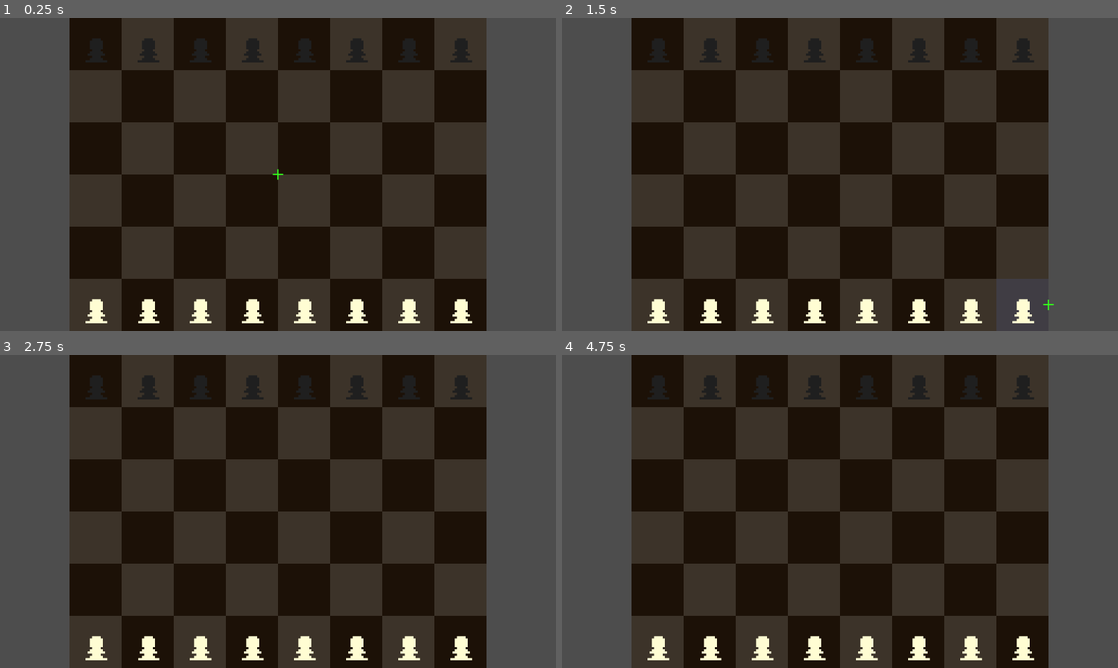
Above: before the commit, frames 1-4 (two rows, left to right).
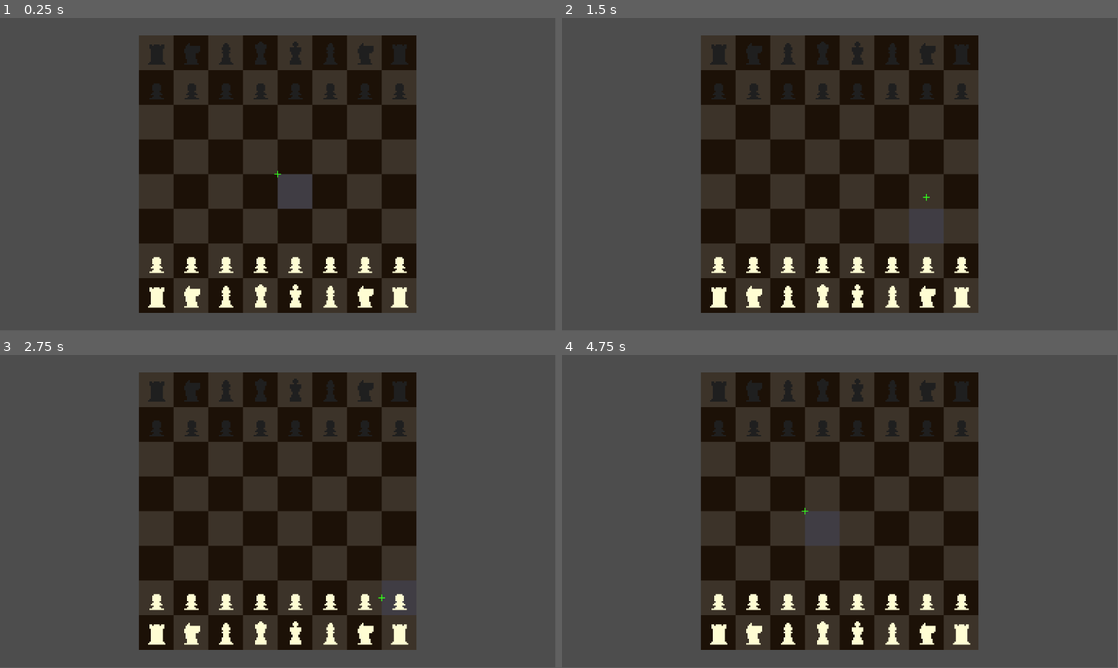
Above: after the commit, the same moments.

Repository: Super-Chess-Bros-Studios/Super-Chess-Bros
Game: Godot game, scene res://scenes/main.tscn
Same seed, same stepped clock (60 frames per second), same inputs: the game is played once before the commit and once after it.
Inputs:
- Up to frame 1 (0.25 s): no input
- Up to frame 2 (1.5 s): tap Enter (ui_accept) at 0.5, 0.6, 0.77, 1.07, 1.25, 1.35 s; hold Right (ui_right) 0.53-1.28 s; hold Down (ui_down) from 1.28 s (still down)
- Up to frame 3 (2.75 s): tap Enter (ui_accept) at 1.52, 1.82, 2, 2.1 s; release Down (ui_down) at 2.03 s; hold Right (ui_right) from 2.03 s (still down)
- Up to frame 4 (4.75 s): tap Enter (ui_accept) at 2.75, 2.85, 3.02, 3.32, 3.6, 3.77, 4.07, 4.35, 4.52 s; release Right (ui_right) at 2.78 s; hold Up (ui_up) 2.78-3.53 s; hold Left (ui_left) from 3.53 s (still down); tap Escape (ui_cancel) at 4.15 s
In our replay, the window is 800x450 before the commit and 799x449 after it. These sizes can differ from the game's own. Grey fills any space a smaller window leaves; there, only what the larger window draws over its background counts as a difference.

The runs differ from the first frame. In frame 1, 53% of the frame differs, in the area x 12-88%, y 0-100%; in frame 2, 52%; in frame 3, 53%; in frame 4, 53%.

Commit message:
2 player for Chess

Diff:
--- a/project.godot
+++ b/project.godot
@@ -15,29 +15,126 @@
 config/features=PackedStringArray("4.4", "Forward Plus")
 config/icon="res://icon.svg"
 
-[autoload]
-
-Globals="res://scripts/globals.gd"
-
-[display]
-
-window/size/viewport_width=1280
-window/size/viewport_height=720
-
 [input]
 
-ui_accept={
+ui_accept_1={
 "deadzone": 0.5,
 "events": [Object(InputEventKey,"resource_local_to_scene":false,"resource_name":"","device":0,"window_id":0,"alt_presse …(194 unchanged characters)…
 , Object(InputEventKey,"resource_local_to_scene":false,"resource_name":"","device":0,"window_id":0,"alt_pressed":false, …(185 unchanged characters)…
 , Object(InputEventKey,"resource_local_to_scene":false,"resource_name":"","device":0,"window_id":0,"alt_pressed":false, …(181 unchanged characters)…
-, Object(InputEventJoypadButton,"resource_local_to_scene":false,"resource_name":"","device":-1,"button_index":0,"pressure":0.0,"pressed":false,"script":null)
+, Object(InputEventJoypadButton,"resource_local_to_scene":false,"resource_name":"","device":0,"button_index":0,"pressure":0.0,"pressed":true,"script":null)
 ]
 }
-ui_cancel={
+left_1={
+"deadzone": 0.2,
+"events": [Object(InputEventKey,"resource_local_to_scene":false,"resource_name":"","device":0,"window_id":0,"alt_pressed":false,"shift_pressed":false,"ctrl_pressed":false,"meta_pressed":false,"pressed":false,"keycode":0,"physical_keycode":4194319,"key_label":0,"unicode":0,"location":0,"echo":false,"script":null)
+, Object(InputEventJoypadMotion,"resource_local_to_scene":false,"resource_name":"","device":0,"axis":0,"axis_value":-1.0,"script":null)
+]
+}
+right_1={
+"deadzone": 0.2,
+"events": [Object(InputEventKey,"resource_local_to_scene":false,"resource_name":"","device":0,"window_id":0,"alt_pressed":false,"shift_pressed":false,"ctrl_pressed":false,"meta_pressed":false,"pressed":false,"keycode":0,"physical_keycode":4194321,"key_label":0,"unicode":0,"location":0,"echo":false,"script":null)
+, Object(InputEventJoypadMotion,"resource_local_to_scene":false,"resource_name":"","device":0,"axis":0,"axis_value":1.0,"script":null)
+]
+}
+down_1={
+"deadzone": 0.2,
+"events": [Object(InputEventKey,"resource_local_to_scene":false,"resource_name":"","device":0,"window_id":0,"alt_pressed":false,"shift_pressed":false,"ctrl_pressed":false,"meta_pressed":false,"pressed":false,"keycode":0,"physical_keycode":4194322,"key_label":0,"unicode":0,"location":0,"echo":false,"script":null)
+, Object(InputEventJoypadMotion,"resource_local_to_scene":false,"resource_name":"","device":0,"axis":1,"axis_value":1.0,"script":null)
+]
+}
+up_1={
+"deadzone": 0.2,
+"events": [Object(InputEventKey,"resource_local_to_scene":false,"resource_name":"","device":0,"window_id":0,"alt_pressed":false,"shift_pressed":false,"ctrl_pressed":false,"meta_pressed":false,"pressed":false,"keycode":0,"physical_keycode":4194320,"key_label":0,"unicode":0,"location":0,"echo":false,"script":null)
+, Object(InputEventJoypadMotion,"resource_local_to_scene":false,"resource_name":"","device":0,"axis":1,"axis_value":-1.0,"script":null)
+]
+}
+shield_1={
+"deadzone": 0.2,
+"events": [Object(InputEventKey,"resource_local_to_scene":false,"resource_name":"","device":0,"window_id":0,"alt_pressed":false,"shift_pressed":false,"ctrl_pressed":false,"meta_pressed":false,"pressed":false,"keycode":0,"physical_keycode":4194325,"key_label":0,"unicode":0,"location":0,"echo":false,"script":null)
+, Object(InputEventJoypadMotion,"resource_local_to_scene":false,"resource_name":"","device":0,"axis":5,"axis_value":1.0,"script":null)
+]
+}
+jump_1={
+"deadzone": 0.2,
+"events": [Object(InputEventKey,"resource_local_to_scene":false,"resource_name":"","device":0,"window_id":0,"alt_pressed":false,"shift_pressed":false,"ctrl_pressed":false,"meta_pressed":false,"pressed":false,"keycode":0,"physical_keycode":32,"key_label":0,"unicode":32,"location":0,"echo":false,"script":null)
+, Object(InputEventJoypadButton,"resource_local_to_scene":false,"resource_name":"","device":0,"button_index":3,"pressure":0.0,"pressed":true,"script":null)
+, Object(InputEventJoypadButton,"resource_local_to_scene":false,"resource_name":"","device":0,"button_index":2,"pressure":0.0,"pressed":true,"script":null)
+]
+}
+ui_accept_2={
 "deadzone": 0.5,
-"events": [Object(InputEventKey,"resource_local_to_scene":false,"resource_name":"","device":0,"window_id":0,"alt_pressed":false,"shift_pressed":false,"ctrl_pressed":false,"meta_pressed":false,"pressed":false,"keycode":4194305,"physical_keycode":0,"key_label":0,"unicode":0,"location":0,"echo":false,"script":null)
-, Object(InputEventJoypadButton,"resource_local_to_scene":false,"resource_name":"","device":-1,"button_index":1,"pressure":0.0,"pressed":false,"script":null)
+"events": [Object(InputEventKey,"resource_local_to_scene":false,"resource_name":"","device":1,"window_id":0,"alt_pressed":false,"shift_pressed":false,"ctrl_pressed":false,"meta_pressed":false,"pressed":false,"keycode":4194309,"physical_keycode":0,"key_label":0,"unicode":0,"location":0,"echo":false,"script":null)
+, Object(InputEventKey,"resource_local_to_scene":false,"resource_name":"","device":1,"window_id":0,"alt_pressed":false,"shift_pressed":false,"ctrl_pressed":false,"meta_pressed":false,"pressed":false,"keycode":4194310,"physical_keycode":0,"key_label":0,"unicode":0,"location":0,"echo":false,"script":null)
+, Object(InputEventKey,"resource_local_to_scene":false,"resource_name":"","device":1,"window_id":0,"alt_pressed":false,"shift_pressed":false,"ctrl_pressed":false,"meta_pressed":false,"pressed":false,"keycode":32,"physical_keycode":0,"key_label":0,"unicode":32,"location":0,"echo":false,"script":null)
+, Object(InputEventJoypadButton,"resource_local_to_scene":false,"resource_name":"","device":1,"button_index":3,"pressure":0.0,"pressed":true,"script":null)
+]
+}
+left_2={
+"deadzone": 0.2,
+"events": [Object(InputEventKey,"resource_local_to_scene":false,"resource_name":"","device":1,"window_id":0,"alt_pressed":false,"shift_pressed":false,"ctrl_pressed":false,"meta_pressed":false,"pressed":false,"keycode":0,"physical_keycode":4194319,"key_label":0,"unicode":0,"location":0,"echo":false,"script":null)
+, Object(InputEventJoypadMotion,"resource_local_to_scene":false,"resource_name":"","device":1,"axis":0,"axis_value":-1.0,"script":null)
+]
+}
+right_2={
+"deadzone": 0.2,
+"events": [Object(InputEventKey,"resource_local_to_scene":false,"resource_name":"","device":1,"window_id":0,"alt_pressed":false,"shift_pressed":false,"ctrl_pressed":false,"meta_pressed":false,"pressed":false,"keycode":0,"physical_keycode":4194321,"key_label":0,"unicode":0,"location":0,"echo":false,"script":null)
+, Object(InputEventJoypadMotion,"resource_local_to_scene":false,"resource_name":"","device":1,"axis":0,"axis_value":1.0,"script":null)
+]
+}
+down_2={
+"deadzone": 0.2,
+"events": [Object(InputEventKey,"resource_local_to_scene":false,"resource_name":"","device":1,"window_id":0,"alt_pressed":false,"shift_pressed":false,"ctrl_pressed":false,"meta_pressed":false,"pressed":false,"keycode":0,"physical_keycode":4194322,"key_label":0,"unicode":0,"location":0,"echo":false,"script":null)
+, Object(InputEventJoypadMotion,"resource_local_to_scene":false,"resource_name":"","device":1,"axis":1,"axis_value":1.0,"script":null)
+]
+}
+up_2={
+"deadzone": 0.2,
+"events": [Object(InputEventKey,"resource_local_to_scene":false,"resource_name":"","device":1,"window_id":0,"alt_pressed":false,"shift_pressed":false,"ctrl_pressed":false,"meta_pressed":false,"pressed":false,"keycode":0,"physical_keycode":4194320,"key_label":0,"unicode":0,"location":0,"echo":false,"script":null)
+, Object(InputEventJoypadMotion,"resource_local_to_scene":false,"resource_name":"","device":1,"axis":1,"axis_value":-1.0,"script":null)
+]
+}
+shield_2={
+"deadzone": 0.2,
+"events": [Object(InputEventKey,"resource_local_to_scene":false,"resource_name":"","device":1,"window_id":0,"alt_pressed":false,"shift_pressed":false,"ctrl_pressed":false,"meta_pressed":false,"pressed":false,"keycode":0,"physical_keycode":4194325,"key_label":0,"unicode":0,"location":0,"echo":false,"script":null)
+, Object(InputEventJoypadMotion,"resource_local_to_scene":false,"resource_name":"","device":1,"axis":5,"axis_value":1.0,"script":null)
+]
+}
+jump_2={
+"deadzone": 0.2,
+"events": [Object(InputEventKey,"resource_local_to_scene":false,"resource_name":"","device":1,"window_id":0,"alt_pressed":false,"shift_pressed":false,"ctrl_pressed":false,"meta_pressed":false,"pressed":false,"keycode":0,"physical_keycode":32,"key_label":0,"unicode":32,"location":0,"echo":false,"script":null)
+, Object(InputEventJoypadButton,"resource_local_to_scene":false,"resource_name":"","device":1,"button_index":3,"pressure":0.0,"pressed":true,"script":null)
+, Object(InputEventJoypadButton,"resource_local_to_scene":false,"resource_name":"","device":1,"button_index":2,"pressure":0.0,"pressed":true,"script":null)
+]
+}
+special_1={
+"deadzone": 0.2,
+"events": [Object(InputEventJoypadButton,"resource_local_to_scene":false,"resource_name":"","device":-1,"button_index":0,"pressure":0.0,"pressed":true,"script":null)
+]
+}
+special_2={
+"deadzone": 0.2,
+"events": [Object(InputEventJoypadButton,"resource_local_to_scene":false,"resource_name":"","device":-1,"button_index":0,"pressure":0.0,"pressed":true,"script":null)
+]
+}
+accept_1={
+"deadzone": 0.2,
+"events": [Object(InputEventJoypadButton,"resource_local_to_scene":false,"resource_name":"","device":-1,"button_index":0,"pressure":0.0,"pressed":true,"script":null)
+]
+}
+accept_2={
+"deadzone": 0.2,
+"events": [Object(InputEventJoypadButton,"resource_local_to_scene":false,"resource_name":"","device":-1,"button_index":0,"pressure":0.0,"pressed":true,"script":null)
+]
+}
+cancel_1={
+"deadzone": 0.2,
+"events": [Object(InputEventJoypadButton,"resource_local_to_scene":false,"resource_name":"","device":-1,"button_index":1,"pressure":0.0,"pressed":true,"script":null)
+]
+}
+cancel_2={
+"deadzone": 0.2,
+"events": [Object(InputEventJoypadButton,"resource_local_to_scene":false,"resource_name":"","device":-1,"button_index":1,"pressure":0.0,"pressed":true,"script":null)
 ]
 }
 
--- a/scenes/chess/board.tscn
+++ b/scenes/chess/board.tscn
@@ -1,9 +1,10 @@
-[gd_scene load_steps=5 format=3 uid="uid://xv82r6mhk4x5"]
+[gd_scene load_steps=6 format=3 uid="uid://xv82r6mhk4x5"]
 
 [ext_resource type="Script" uid="uid://b5ep5if383vj3" path="res://scripts/chess/board.gd" id="1_m5kr7"]
 [ext_resource type="PackedScene" uid="uid://dldgguqclgyl8" path="res://scenes/chess/tile.tscn" id="2_w6gev"]
 [ext_resource type="PackedScene" uid="uid://bidd6hxynugwx" path="res://scenes/chess/pieces/piece.tscn" id="3_6y3m1"]
 [ext_resource type="Texture2D" uid="uid://clw4wtm4s1qki" path="res://assets/sprites/chess/chess-pieces.png" id="4_l1xyo"]
+[ext_resource type="PackedScene" uid="uid://b5qaf8x74fqir" path="res://scenes/chess/cursor.tscn" id="5_l1xyo"]
 
 [node name="Board" type="Node2D"]
 script = ExtResource("1_m5kr7")
@@ -11,10 +12,14 @@
 piece_scene = ExtResource("3_6y3m1")
 piece_sprite_sheet = ExtResource("4_l1xyo")
 
+[node name="WhiteCursor" parent="." instance=ExtResource("5_l1xyo")]
+
+[node name="BlackCursor" parent="." instance=ExtResource("5_l1xyo")]
+
 [node name="PiecesContainer" type="Node2D" parent="."]
 
 [node name="TilesContainer" type="Node2D" parent="."]
 
 [node name="Camera2D" type="Camera2D" parent="."]
 position = Vector2(290, 164)
-zoom = Vector2(5, 5)
+zoom = Vector2(3, 3)
--- a/scenes/chess/cursor.tscn
+++ b/scenes/chess/cursor.tscn
@@ -1,8 +1,10 @@
-[gd_scene load_steps=2 format=3 uid="uid://b5qaf8x74fqir"]
+[gd_scene load_steps=3 format=3 uid="uid://b5qaf8x74fqir"]
 
 [ext_resource type="Texture2D" uid="uid://wuuhsfbf33vc" path="res://assets/sprites/chess/sprite_cursor.png" id="1_pr4aq"]
+[ext_resource type="Script" uid="uid://cfprmhbm7h1uu" path="res://scripts/chess/cursor.gd" id="1_x2x7w"]
 
 [node name="Cursor" type="Node2D"]
+script = ExtResource("1_x2x7w")
 
 [node name="Sprite2D" type="Sprite2D" parent="."]
 scale = Vector2(0.3, 0.3)
--- a/scripts/chess/board.gd
+++ b/scripts/chess/board.gd
@@ -12,8 +12,9 @@
 	"king": preload("res://scenes/chess/pieces/king.tscn")
 }
 
-# Cursor scene
-@onready var cursor: Node2D = preload("res://scenes/chess/cursor.tscn").instantiate()
+# Cursor scenes - now we have two cursors
+@onready var white_cursor: Node2D = preload("res://scenes/chess/cursor.tscn").instantiate()
+@onready var black_cursor: Node2D = preload("res://scenes/chess/cursor.tscn").instantiate()
 
 #So TilesContainer just contains a bunch of scenes of tile which we import as a packed scene
 @onready var tiles_container := $TilesContainer
@@ -29,21 +30,20 @@
 # We get board center so we can position camera correctly
 var board_center = Vector2(BOARD_SIZE * TILE_SIZE, BOARD_SIZE * TILE_SIZE) / 2
 
-# cursor settings
-var cursor_pos := Vector2i(4, 4)
-var cursor_speed := 300.0
-var tile_pos: Vector2i = Vector2i(-1, -1)
+# Cursor tracking - now we track both cursors
+var white_cursor_tile_pos: Vector2i = Vector2i(-1, -1)
+var black_cursor_tile_pos: Vector2i = Vector2i(-1, -1)
 
 #chess logic
 var board_state := [] # Game state of the board
 var selected_piece: Piece = null
-enum team {white, black}
-var current_turn : team = team.white # Logic for chess turns
+enum TEAM_COLOR {WHITE, BLACK}
+var current_turn : TEAM_COLOR = TEAM_COLOR.WHITE # Logic for chess turns
 
 # Hovering colors for both sides
 var turn_colors := {
-	team.white : Color(0.9, 0.9, 1.0),
-	team.black : Color(0.2, 0.2, 0.4)
+	TEAM_COLOR.WHITE : Color(0.9, 0.9, 1.0),
+	TEAM_COLOR.BLACK : Color(0.2, 0.2, 0.4)
 }
 
 func _ready():
@@ -51,11 +51,94 @@
 	initialize_board_state()
 	spawn_pieces()
 	$Camera2D.position = board_center
-	add_child(cursor)
-	cursor.position = board_center
+
+	# Setup cursors
+	add_child(white_cursor)
+	add_child(black_cursor)
+
+	# Set player IDs for cursors
+	white_cursor.player_id = 1
+	black_cursor.player_id = 2
+
+	# Set initial positions
+	white_cursor.cursor_pos = board_center
+	black_cursor.cursor_pos = board_center
+
+	# Pass tile_size to cursors
+	white_cursor.tile_size = TILE_SIZE
+	black_cursor.tile_size = TILE_SIZE
 
 func _process(delta):
-	handle_controller_input(delta)
+	# Handle accept/cancel inputs for both players
+	if Input.is_action_just_pressed("accept_1"):
+		handle_tile_click(1)
+	if Input.is_action_just_pressed("cancel_1") and selected_piece != null:
+		deselect_piece()
+
+	if Input.is_action_just_pressed("accept_2"):
+		handle_tile_click(2)
+	if Input.is_action_just_pressed("cancel_2") and selected_piece != null:
+		deselect_piece()
+
+# This function is called by the cursor scripts when they hover over tiles
+func cursor_hovered(tile_pos: Vector2i, player_id: int):
+	var old_tile_pos: Vector2i
+
+	# Determine which cursor moved and get the old position
+	if player_id == 1:  # White cursor
+		old_tile_pos = white_cursor_tile_pos
+		white_cursor_tile_pos = tile_pos
+	else:  # Black cursor
+		old_tile_pos = black_cursor_tile_pos
+		black_cursor_tile_pos = tile_pos
+
+	# Clear previous highlight if it exists
+	if old_tile_pos != Vector2i(-1, -1):
+		var prev_tile = get_tile_at_position(old_tile_pos)
+		if prev_tile:
+			# Only remove if not selected tile
+			if selected_piece == null or old_tile_pos != selected_piece.board_position:
+				prev_tile.reset_color()
+
+	# Set new highlight
+	var tile = get_tile_at_position(tile_pos)
+	if tile:
+		var piece_at_tile = board_state[tile_pos.y][tile_pos.x]
+		if selected_piece == null or (piece_at_tile != selected_piece):
+			# Use appropriate color based on current turn
+			tile.highlight(turn_colors[current_turn])
+		else:
+			# Selected piece tile stays green
+			tile.highlight(Color.GREEN)
+
+# Handle tile clicks from either cursor
+func handle_tile_click(player_id: int):
+	var tile_pos: Vector2i
+
+	# Get the tile position based on which cursor clicked
+	if player_id == 1:
+		tile_pos = white_cursor_tile_pos
+	else:
+		tile_pos = black_cursor_tile_pos
+
+	# Only allow moves during the appropriate turn
+	if (current_turn == TEAM_COLOR.WHITE and player_id != 1) or (current_turn == TEAM_COLOR.BLACK and player_id != 2):
+		return  # Not this player's turn
+
+	print("Player ", player_id, " clicked Tile: [", tile_pos.x, ",", tile_pos.y, "]") #debug
+	var piece = board_state[tile_pos.y][tile_pos.x]
+
+	# If no piece is selected and we're on a piece of our color
+	if selected_piece == null and piece != null and piece.team == current_turn:
+		selected_piece = piece
+		print("Selected Piece: ", selected_piece.name) # debug
+		get_tile_at_position(tile_pos).highlight(Color.GREEN)
+		return
+
+	if selected_piece != null:
+		# Movement logic will go here
+		switch_turn()
+		deselect_piece()
 
 # Populates our board with respective tiles
 func spawn_board():
@@ -85,128 +168,45 @@
 	piece.setup(_team, position, piece_sprite_sheet, point_value, TILE_SIZE)
 	board_state[position.y][position.x] = piece
 	# can remove position inside of name eventually, but using it for debug currently
-	piece.name = "%s_%s_%d_%d" % [piece_type, "white" if _team == team.white else "black", position.x, position.y]
+	piece.name = "%s_%s_%d_%d" % [piece_type, "white" if _team == TEAM_COLOR.WHITE else "black", position.x, position.y]
 
 func spawn_pieces():
 	# Pawns
 	for col in range(8):
-		spawn_piece("pawn", team.white, Vector2i(col, 6), 1)   # white pawns
-		spawn_piece("pawn", team.black, Vector2i(col, 1), 1)  # black pawns
+		spawn_piece("pawn", TEAM_COLOR.WHITE, Vector2i(col, 6), 1)   # white pawns
+		spawn_piece("pawn", TEAM_COLOR.BLACK, Vector2i(col, 1), 1)  # black pawns
 
 	# Rooks
-	spawn_piece("rook", team.white, Vector2i(0, 7), 5)
-	spawn_piece("rook", team.white, Vector2i(7, 7), 5)
-	spawn_piece("rook", team.black, Vector2i(0, 0), 5)
-	spawn_piece("rook", team.black, Vector2i(7, 0), 5)
+	spawn_piece("rook", TEAM_COLOR.WHITE, Vector2i(0, 7), 5)
+	spawn_piece("rook", TEAM_COLOR.WHITE, Vector2i(7, 7), 5)
+	spawn_piece("rook", TEAM_COLOR.BLACK, Vector2i(0, 0), 5)
+	spawn_piece("rook", TEAM_COLOR.BLACK, Vector2i(7, 0), 5)
 
 	# Knights
-	spawn_piece("knight", team.white, Vector2i(1, 7), 3)
-	spawn_piece("knight", team.white, Vector2i(6, 7), 3)
-	spawn_piece("knight", team.black, Vector2i(1, 0), 3)
-	spawn_piece("knight", team.black, Vector2i(6, 0), 3)
+	spawn_piece("knight", TEAM_COLOR.WHITE, Vector2i(1, 7), 3)
+	spawn_piece("knight", TEAM_COLOR.WHITE, Vector2i(6, 7), 3)
+	spawn_piece("knight", TEAM_COLOR.BLACK, Vector2i(1, 0), 3)
+	spawn_piece("knight", TEAM_COLOR.BLACK, Vector2i(6, 0), 3)
 
 	# Bishops
-	spawn_piece("bishop", team.white, Vector2i(2, 7), 3)
-	spawn_piece("bishop", team.white, Vector2i(5, 7), 3)
-	spawn_piece("bishop", team.black, Vector2i(2, 0), 3)
-	spawn_piece("bishop", team.black, Vector2i(5, 0), 3)
+	spawn_piece("bishop", TEAM_COLOR.WHITE, Vector2i(2, 7), 3)
+	spawn_piece("bishop", TEAM_COLOR.WHITE, Vector2i(5, 7), 3)
+	spawn_piece("bishop", TEAM_COLOR.BLACK, Vector2i(2, 0), 3)
+	spawn_piece("bishop", TEAM_COLOR.BLACK, Vector2i(5, 0), 3)
 
 	# Queens
-	spawn_piece("queen", team.white, Vector2i(3, 7), 9)
-	spawn_piece("queen", team.black, Vector2i(3, 0), 9)
+	spawn_piece("queen", TEAM_COLOR.WHITE, Vector2i(3, 7), 9)
+	spawn_piece("queen", TEAM_COLOR.BLACK, Vector2i(3, 0), 9)
 
 	# Kings
-	spawn_piece("king", team.white, Vector2i(4, 7), 0)
-	spawn_piece("king", team.black, Vector2i(4, 0), 0)
-
-func handle_controller_input(delta):
-	# controller input vectors
-	var input_vector := Vector2(
-		Input.get_action_strength("ui_right") - Input.get_action_strength("ui_left"),
-		Input.get_action_strength("ui_down") - Input.get_action_strength("ui_up")
-	)
-
-	# hide highlight until cursor is moved
-	if input_vector.length() > 0.1:
-		update_hovered_tile()
-
-	# diagonal movement
-	if input_vector.length() > 1.0:
-		input_vector = input_vector.normalized()
-
-	# Move cursor
-	cursor.position += input_vector * cursor_speed * delta
-
-	# Keep cursor on the board
-	cursor.position.x = clamp(cursor.position.x, 0, BOARD_SIZE * TILE_SIZE)
-	cursor.position.y = clamp(cursor.position.y, 0, BOARD_SIZE * TILE_SIZE)
-
-	# buttons
-	if Input.is_action_just_pressed("ui_accept"):
-		tile_clicked()
-	if Input.is_action_just_pressed("ui_cancel") and selected_piece != null:
-		deselect_piece()
-
-func update_hovered_tile():
-	# Convert cursor position to tile coordinates
-	var new_hover := Vector2i(
-		floor(cursor.position.x / TILE_SIZE),
-		floor(cursor.position.y / TILE_SIZE)
-	)
-
-	# Clamp to board size
-	new_hover.x = clamp(new_hover.x, 0, BOARD_SIZE - 1)
-	new_hover.y = clamp(new_hover.y, 0, BOARD_SIZE - 1)
-
-	# update highlight if when we change tiles
-	if new_hover != tile_pos:
-		# Clear previous highlight
-		if tile_pos != Vector2i(-1, -1):
-			var prev_tile = get_tile_at_position(tile_pos)
-			if prev_tile:
-				# only remove if not selected tile
-				if selected_piece == null or tile_pos != selected_piece.board_position:
-					prev_tile.reset_color()
-
-		# Set next highlight
-		tile_pos = new_hover
-		var tile = get_tile_at_position(tile_pos)
-		if tile:
-			var piece_at_tile = board_state[tile_pos.y][tile_pos.x]
-			if selected_piece == null or (piece_at_tile != selected_piece):
-				tile.highlight(turn_colors[current_turn])
-			else:
-				# selected piece tile stays green
-				tile.highlight(Color.GREEN)
+	spawn_piece("king", TEAM_COLOR.WHITE, Vector2i(4, 7), 0)
+	spawn_piece("king", TEAM_COLOR.BLACK, Vector2i(4, 0), 0)
 
 # Get tile using its name format "Tile_{row}_{col}"
 func get_tile_at_position(pos: Vector2i) :
 	var tile_name = "Tile_%d_%d" % [pos.y, pos.x]
 	return tiles_container.get_node_or_null(tile_name)
 
-func tile_clicked():
-	var tile_pos := Vector2i(
-		floor(cursor.position.x / TILE_SIZE),
-		floor(cursor.position.y / TILE_SIZE)
-	)
-	tile_pos.x = clamp(tile_pos.x, 0, BOARD_SIZE - 1)
-	tile_pos.y = clamp(tile_pos.y, 0, BOARD_SIZE - 1)
-
-	print("Clicked Tile: [",tile_pos.x,",",tile_pos.y,"]") #debug
-	var piece = board_state[tile_pos.y][tile_pos.x]
-
-	# If no piece is selected and we're on a piece of our color
-	if selected_piece == null and piece != null and piece.team == current_turn:
-		selected_piece = piece
-		print("Selected Piece: ", selected_piece.name) # debug
-		get_tile_at_position(tile_pos).highlight(Color.GREEN)
-		return
-
-	if selected_piece != null:
-		# Movement logic will go here
-		switch_turn()
-		deselect_piece()
-
 func deselect_piece():
 	if selected_piece != null:
 		get_tile_at_position(selected_piece.board_position).reset_color()
@@ -214,9 +214,15 @@
 
 func switch_turn():
 	# switch team
-	current_turn = team.black if current_turn == team.white else team.white
-
-	# clear tile highlight on turn switch
-	if tile_pos != Vector2i(-1, -1):
-		get_tile_at_position(tile_pos).highlight(
-			turn_colors[team.white] if current_turn == team.white else turn_colors[team.black])
+	current_turn = TEAM_COLOR.BLACK if current_turn == TEAM_COLOR.WHITE else TEAM_COLOR.WHITE
+
+	# Update highlights for both cursors after turn switch
+	if white_cursor_tile_pos != Vector2i(-1, -1):
+		var tile = get_tile_at_position(white_cursor_tile_pos)
+		if tile:
+			tile.highlight(turn_colors[current_turn])
+
+	if black_cursor_tile_pos != Vector2i(-1, -1):
+		var tile = get_tile_at_position(black_cursor_tile_pos)
+		if tile:
+			tile.highlight(turn_colors[current_turn])
--- /dev/null
+++ b/scripts/chess/cursor.gd
@@ -0,0 +1,52 @@
+extends Node2D
+
+@export var player_id: int = 1  # Exposed variable for player ID
+@export var move_speed := 80.0
+
+var tile_size := 24
+const BOARD_SIZE := 8
+var cursor_pos := Vector2.ZERO
+var board_size_pixels := Vector2.ZERO
+var cursor_size := Vector2.ZERO
+var last_hovered_tile := Vector2i(-1, -1)  # Track last hovered tile
+
+func _ready():
+	board_size_pixels = Vector2(BOARD_SIZE * tile_size, BOARD_SIZE * tile_size)
+	cursor_pos = Vector2(BOARD_SIZE / 2 * tile_size, BOARD_SIZE / 2 * tile_size)
+	cursor_size = Vector2(tile_size, tile_size)
+
+func _process(delta):
+	handle_input(delta)
+
+	# Clamp cursor within board bounds
+	cursor_pos.x = clamp(cursor_pos.x, 0, board_size_pixels.x - cursor_size.x)
+	cursor_pos.y = clamp(cursor_pos.y, 0, board_size_pixels.y - cursor_size.y)
+
+	position = cursor_pos
+	update_hover()
+
+func update_hover():
+	# Convert the cursor's pixel position to tile coordinates
+	var tile_x = int(round(cursor_pos.x / tile_size))
+	var tile_y = int(round(cursor_pos.y / tile_size))
+	var tile_pos = Vector2i(tile_x, tile_y)
+
+	# Only update hover if the tile changed
+	if tile_pos != last_hovered_tile:
+		last_hovered_tile = tile_pos
+		if get_parent().has_method("cursor_hovered"):
+			get_parent().cursor_hovered(tile_pos, player_id)
+
+func handle_input(delta):
+	var x_axis := Input.get_action_strength(get_action("right")) - Input.get_action_strength(get_action("left"))
+	var y_axis := Input.get_action_strength(get_action("down")) - Input.get_action_strength(get_action("up"))
+	var input_vec = Vector2(x_axis, y_axis)
+
+	if input_vec.length() < 0.1:
+		return  # deadzone
+
+	cursor_pos += input_vec.normalized() * move_speed * delta
+
+# Function to get action names with player_id suffix
+func get_action(base_action: String) -> String:
+	return base_action + "_" + str(player_id)
Not shown, added: scripts/chess/cursor.gd.uid
